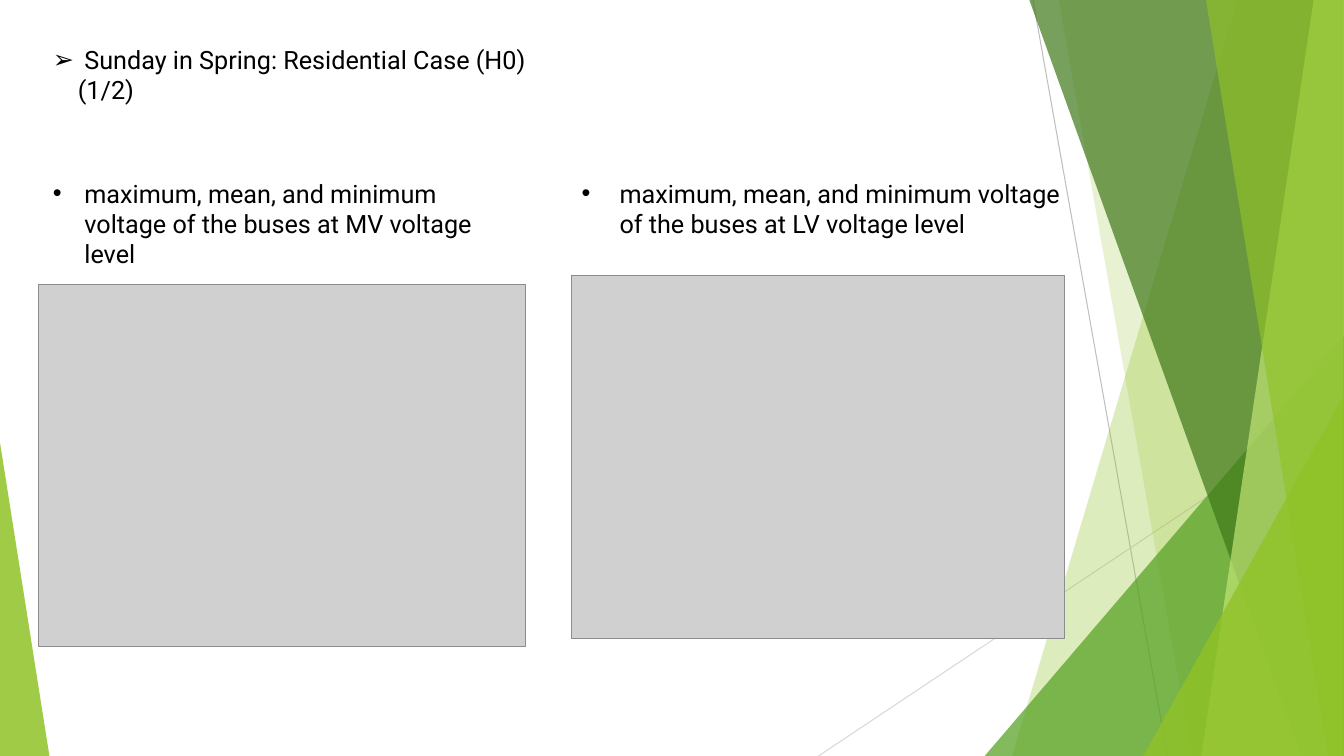
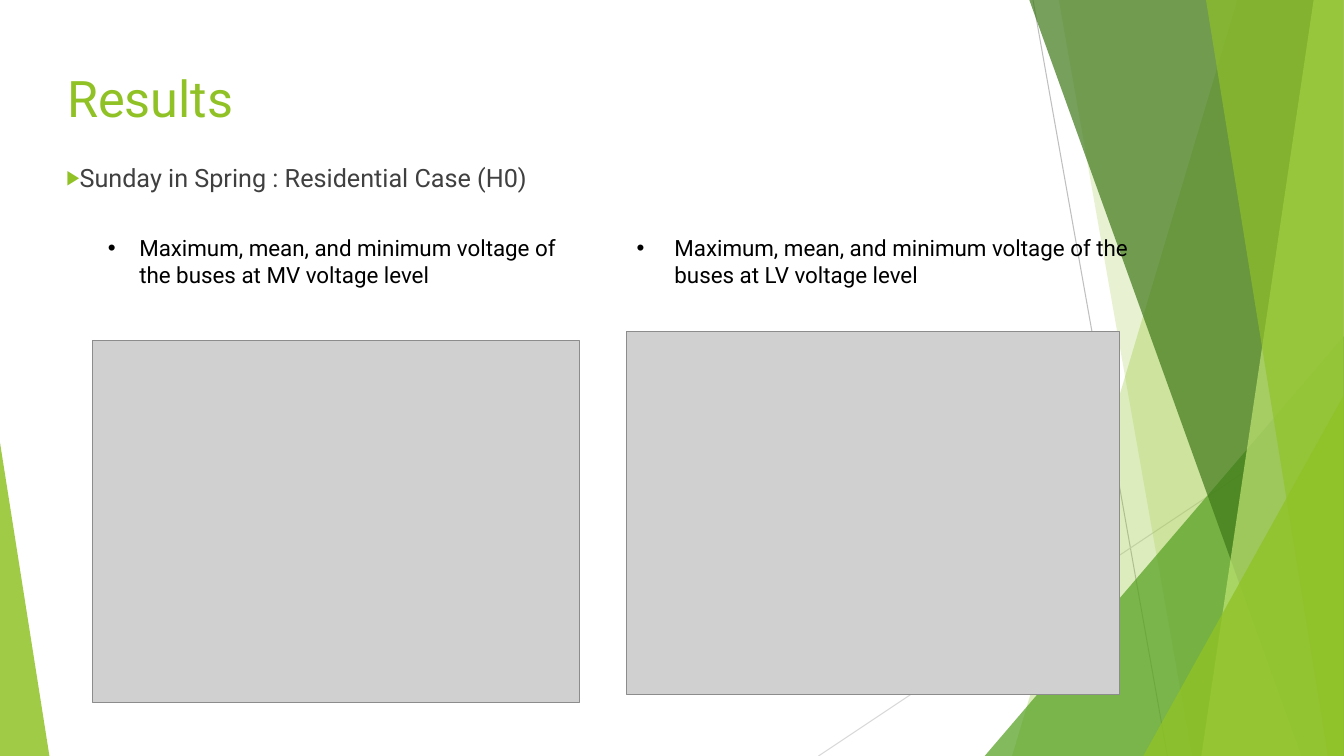
Before and after one commit to mridul2912/PSPlab22_1119250_Mridul, a slide deck: slide 30 of Eut-Project.pptx (slide 25 before the commit). Drawn at 1344x756 pixels with LibreOffice and Linux fonts; fonts in the diff are those of the drawing; grey boxes stand for pictures. Boxes give left, top, right and bottom in pixels: in the first picture for what was removed or moved away, otherwise in the second. Text is boxed around its words. In the diff, an @@ line names an element or a change of style, - is before the commit and + after.

```diff
--- a/Eut-Project.pptx
+++ b/Eut-Project.pptx
@@ text added at <box>67,79,233,118</box>, 36 pt, text #90C226 @@
+Results
@@ text at <box>80,167,527,193</box>: text changed; text colour #000000 to #404040 @@
-➢ Sunday in Spring: Residential Case (H0)
-(1/2)
+▶ Sunday in Spring : Residential Case (H0)
@@ text at <box>139,239,556,288</box>: text changed; size 18 to 16 pt @@
-• maximum, mean, and minimum voltage of the buses at MV voltage level
+• Maximum, mean, and minimum voltage of the buses at MV voltage level
@@ text at <box>674,235,1127,288</box>: text changed; size 18 to 16 pt @@
-• maximum, mean, and minimum voltage of the buses at LV voltage level
+• Maximum, mean, and minimum voltage of the buses at LV voltage level
@@ picture: place and size @@
-picture at <box>38,284,525,646</box>
+picture at <box>93,341,580,703</box>
@@ picture: place and size @@
-picture at <box>572,275,1065,638</box>
+picture at <box>627,332,1120,695</box>
```
Also in this commit, not shown: 22 other slides changed, 5 slides added, 4 other files.
